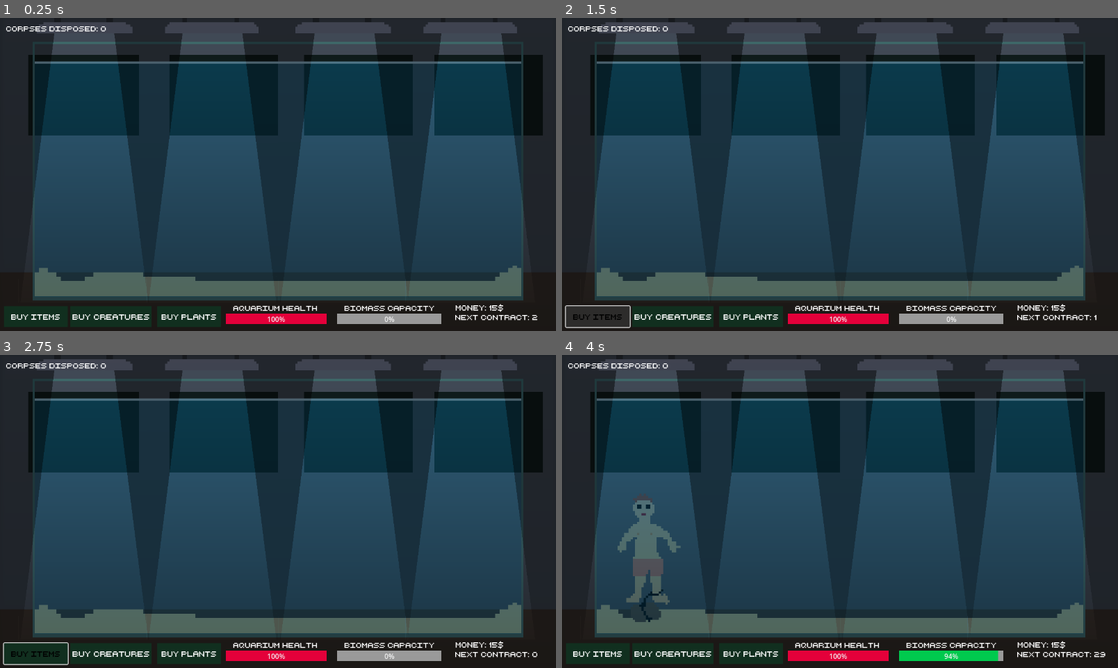
Above: before the commit, frames 1-4 (two rows, left to right).
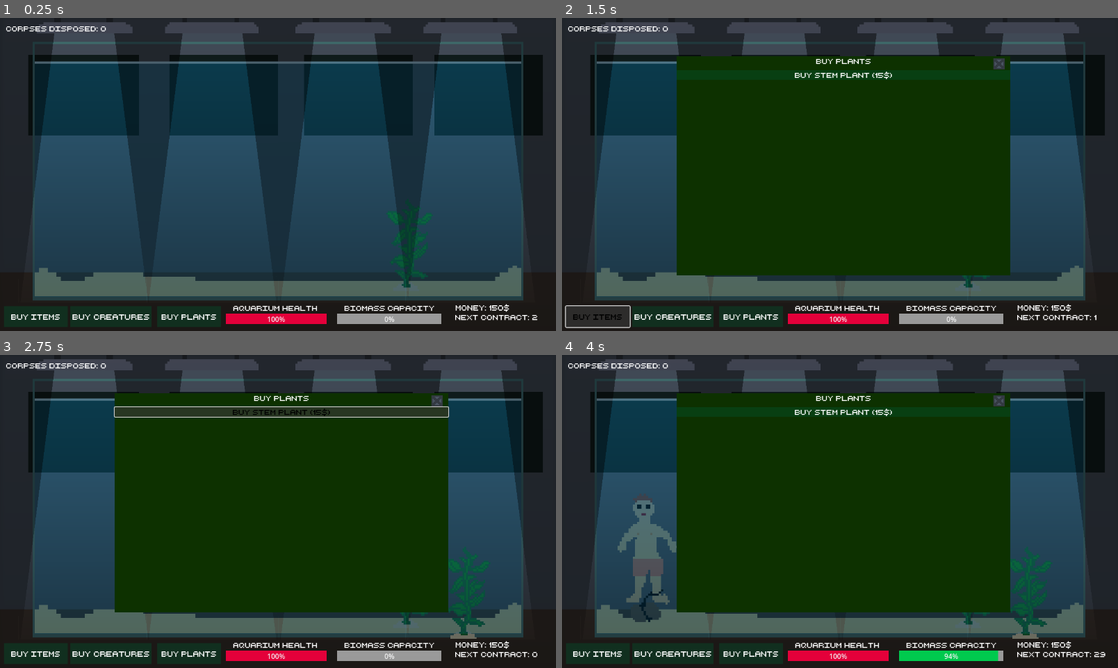
Above: after the commit, the same moments.

Repository: adrientremblay/ld56
Game: Godot game, scene res://scenes/game_screen.tscn
Two runs of this game, one before a commit and one after it. Both use one fixed random seed, a clock stepped at 60 frames per second and the inputs below.
Inputs (mouse positions are in pixels of both pictures, inside the frame that each line leads up to):
- Up to frame 1 (0.25 s): no input
- Up to frame 2 (1.5 s): click "Buy Plants" at 0.5 s; click "Buy Items" at 1.25 s
- Up to frame 3 (2.75 s): click (283, 411) at 2 s, where only the run after the commit has a clickable "Buy Stem Plant (15$)"
- Up to frame 4 (4 s): click "Buy Creatures" at 2.75 s; click "Accept" at 3.5 s

The runs differ from the first frame. In frame 1, 0.4% of the frame differs, in the area x 69-92%, y 60-94%; in frame 2, 42%; in frame 3, 43%, in the area x 0-92%, y 12-100%; in frame 4, 43%.

Commit message:
buy plant button will buy plants (but they don't appear where they should

Diff:
--- a/scenes/UI.gd
+++ b/scenes/UI.gd
@@ -25,3 +25,6 @@
 
 func _on_close_plant_menu_pressed() -> void:
 	$PlantMenu.visible = false
+
+func _on_plants_button_pressed() -> void:
+	$PlantMenu.visible = ! $PlantMenu.visible
--- a/scenes/game_screen.gd
+++ b/scenes/game_screen.gd
@@ -3,6 +3,7 @@
 @export var landCreatureScene: PackedScene
 @export var corpse_scene: PackedScene
 @export var waterCreatureScene: PackedScene
+@export var plantScene: PackedScene
 
 @onready var contract_menu = $UI/ContractMenu
 @onready var corpse_spawn1 = $Aquarium/CorpseSpawn1
@@ -12,7 +13,7 @@
 
 var game_over = false
 
-var money = 15
+var money = 150
 var biomass_capacity = 200 # pounds
 var biomass_usage = 0.0 # decimal %
 var aquarium_health = 1.0 #decimal %
@@ -152,3 +153,9 @@
 		$UI/CreatureMenu.visible = false
 		$EndScreen.open(corpses_eaten_count)
 		self.game_over = true
+
+
+func _on_buy_stem_plant_pressed() -> void:
+	var new_plant = plantScene.instantiate()
+	new_plant.global_position = Vector2(137 + (randf() * 966), 507 + (randf()*31))
+	$Aquarium/Plants.add_child(new_plant)
--- a/scenes/game_screen.tscn
+++ b/scenes/game_screen.tscn
@@ -8,6 +8,7 @@
 [ext_resource type="Texture2D" uid="uid://by5yr2j6yd8xi" path="res://assets/art/light_texture.png" id="4_lrlsq"]
 [ext_resource type="Script" path="res://scenes/UI.gd" id="4_sfu83"]
 [ext_resource type="PackedScene" uid="uid://f3722j5e8eqm" path="res://scenes/corpse.tscn" id="4_tr83u"]
+[ext_resource type="PackedScene" uid="uid://wwsrmx3owm5" path="res://scenes/plant.tscn" id="6_ol3g8"]
 [ext_resource type="Script" path="res://scenes/ContractMenu.gd" id="8_u3xyv"]
 [ext_resource type="PackedScene" uid="uid://83gh73m2e22b" path="res://scenes/contract.tscn" id="10_j63wu"]
 [ext_resource type="Texture2D" uid="uid://d1q7qualbgshl" path="res://assets/art/spokesman-Sheet.png" id="12_u5qvl"]
@@ -79,6 +80,7 @@
 landCreatureScene = ExtResource("2_nfyws")
 corpse_scene = ExtResource("4_tr83u")
 waterCreatureScene = ExtResource("13_kriy5")
+plantScene = ExtResource("6_ol3g8")
 
 [node name="AquariumBackdrop" type="Sprite2D" parent="."]
 position = Vector2(640, 360)
@@ -86,6 +88,11 @@
 texture = ExtResource("1_sqbh1")
 
 [node name="Aquarium" type="Node2D" parent="."]
+
+[node name="Plants" type="Node2D" parent="Aquarium"]
+
+[node name="Plant" parent="Aquarium/Plants" instance=ExtResource("6_ol3g8")]
+position = Vector2(941, 500)
 
 [node name="CorpseSpawn1" type="Node2D" parent="Aquarium"]
 position = Vector2(172, 619)
@@ -258,7 +265,7 @@
 text = "Buy Plants"
 horizontal_alignment = 1
 
-[node name="BuySnail" type="Button" parent="UI/PlantMenu/BoxContainer"]
+[node name="BuyStemPlant" type="Button" parent="UI/PlantMenu/BoxContainer"]
 light_mask = 0
 layout_mode = 2
 theme = ExtResource("4_gs2f0")
@@ -473,9 +480,11 @@
 
 [connection signal="contract_menu_opened" from="UI" to="." method="_on_ui_contract_menu_opened"]
 [connection signal="pressed" from="UI/CreatureButton" to="UI" method="_on_creature_button_pressed"]
+[connection signal="pressed" from="UI/PlantsButton" to="UI" method="_on_plants_button_pressed"]
 [connection signal="pressed" from="UI/CreatureMenu/BoxContainer/BuySnail" to="." method="_on_buy_snail_pressed"]
 [connection signal="pressed" from="UI/CreatureMenu/BoxContainer/BuyFish" to="." method="_on_buy_fish_pressed"]
 [connection signal="pressed" from="UI/CreatureMenu/CloseCreatureMenu" to="UI" method="_on_close_creature_menu_pressed"]
+[connection signal="pressed" from="UI/PlantMenu/BoxContainer/BuyStemPlant" to="." method="_on_buy_stem_plant_pressed"]
 [connection signal="pressed" from="UI/PlantMenu/ClosePlantMenu" to="UI" method="_on_close_plant_menu_pressed"]
 [connection signal="contract_menu_opened" from="UI/ContractMenu" to="UI" method="_on_contract_menu_contract_menu_opened"]
 [connection signal="should_spawn_corpse" from="UI/ContractMenu" to="." method="_on_contract_menu_should_spawn_corpse"]
--- /dev/null
+++ b/scenes/plant.tscn
@@ -0,0 +1,8 @@
+[gd_scene load_steps=2 format=3 uid="uid://wwsrmx3owm5"]
+
+[ext_resource type="Texture2D" uid="uid://cqriltcdf5qi5" path="res://assets/art/plant.png" id="1_kf3ci"]
+
+[node name="Plant" type="Sprite2D"]
+position = Vector2(238, 491)
+scale = Vector2(4, 4)
+texture = ExtResource("1_kf3ci")
Binary file changed: assets/art/plant.aseprite
Binary file changed: assets/art/plant.png
Not shown, added: assets/art/plant.png.import
Not shown: 1 places in scenes/game_screen.tscn that only renumber resources
